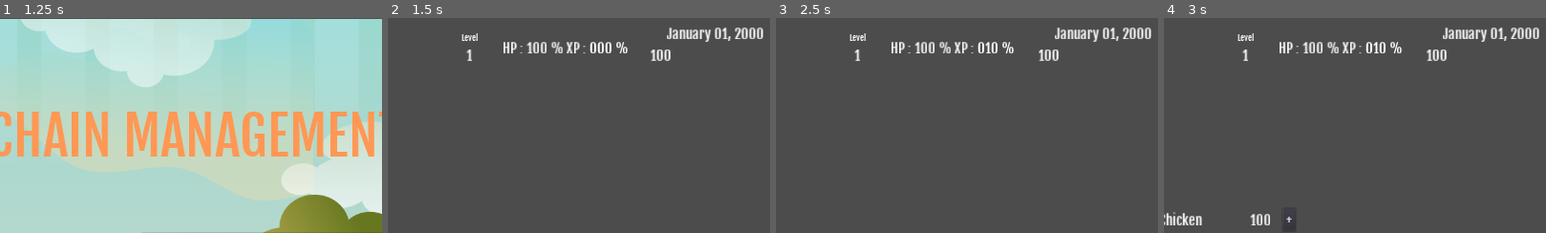
Above: before the commit, frames 1-4 (left to right).
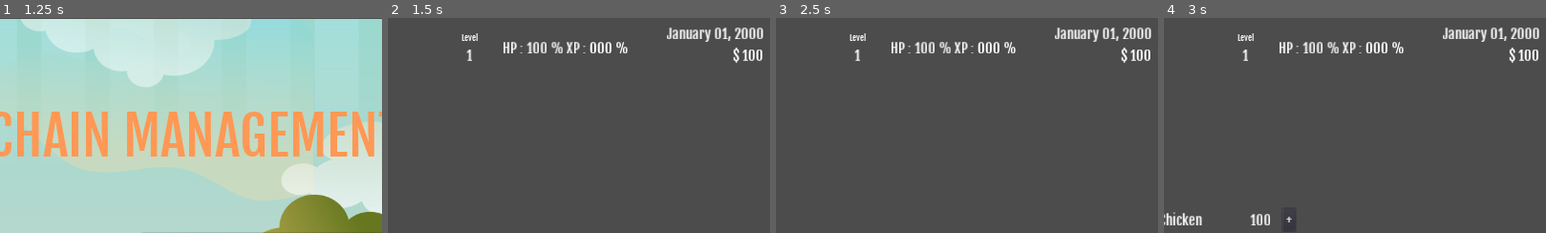
Above: after the commit, the same moments.

Repository: Keyka/SosisChainManagement
Game: Godot game, scene res://Scene/Mainmenu.tscn
Same seed, same stepped clock (60 frames per second), same inputs: the game is played once before the commit and once after it.
Inputs:
- Up to frame 1 (1.25 s): click "???" at 0.5 s
- Up to frame 2 (1.5 s): click "Play" at 1.25 s
- Up to frame 3 (2.5 s): click "=" at 2 s
- Up to frame 4 (3 s): click "Farm" at 2.75 s
The pictures show only the part of the screen within x 42-92%, y 0-50%; the shares and areas given below are measured in that part.

Frame 1 is identical in both runs. In frame 2, 0.5% of the frame differs, in the area x 68-98%, y 13-21%; in frame 3, 0.8%, in the area x 54-98%, y 11-21%; in frame 4, 0.8%.

Commit message:
research onprogress

Diff:
--- a/Scene/BaseHud.tscn
+++ b/Scene/BaseHud.tscn
@@ -12,7 +12,7 @@
 font_data = ExtResource( 3 )
 _sections_unfolded = [ "Settings" ]
 
-[node name="BaseHud" type="Container" index="0"]
+[node name="BaseHud" type="Container"]
 
 anchor_left = 0.0
 anchor_top = 0.0
@@ -307,7 +307,8 @@
 size_flags_vertical = 4
 theme = ExtResource( 2 )
 text = "$ 99999999"
-percent_visible = 1.0
-lines_skipped = 0
-max_lines_visible = -1
-_sections_unfolded = [ "Theme" ]
+align = 2
+percent_visible = 1.0
+lines_skipped = 0
+max_lines_visible = -1
+_sections_unfolded = [ "Theme" ]
--- a/Scene/BuildingGrid.tscn
+++ b/Scene/BuildingGrid.tscn
@@ -3,7 +3,7 @@
 [ext_resource path="res://Script/GridBuilding.gd" type="Script" id=1]
 [ext_resource path="res://Themes/Default.tres" type="Theme" id=2]
 
-[node name="BuildingGrid" type="CenterContainer" index="0"]
+[node name="BuildingGrid" type="CenterContainer"]
 
 anchor_left = 0.0
 anchor_top = 0.0
--- a/Scene/Mainmenu.tscn
+++ b/Scene/Mainmenu.tscn
@@ -48,7 +48,7 @@
 font_data = ExtResource( 4 )
 _sections_unfolded = [ "Font", "Settings" ]
 
-[node name="Mainmenu" type="Node" index="0"]
+[node name="Mainmenu" type="Node"]
 
 script = ExtResource( 1 )
 
--- a/Scene/Popup/PopUpFarm.tscn
+++ b/Scene/Popup/PopUpFarm.tscn
@@ -333,3 +333,11 @@
 text = "+"
 flat = false
 align = 1
+
+[connection signal="pressed" from="Container/gridFactory/btnAddChicken" to="." method="_on_btnAddChicken_pressed"]
+
+[connection signal="pressed" from="Container/gridFactory/btnAddCow" to="." method="_on_btnAddCow_pressed"]
+
+[connection signal="pressed" from="Container/gridFactory/btnAddPakanChicken" to="." method="_on_btnAddPakanChicken_pressed"]
+
+[connection signal="pressed" from="Container/gridFactory/lblAddPakanCow" to="." method="_on_lblAddPakanCow_pressed"]
--- a/Scene/Popup/PopUpResearch.tscn
+++ b/Scene/Popup/PopUpResearch.tscn
@@ -3,7 +3,7 @@
 [ext_resource path="res://Script/PopUpResearch.gd" type="Script" id=1]
 [ext_resource path="res://Themes/Default.tres" type="Theme" id=2]
 
-[node name="PopUpResearch" type="Container"]
+[node name="PopUpResearch" type="Container" index="0"]
 
 anchor_left = 0.0
 anchor_top = 0.0
@@ -41,6 +41,8 @@
 
 [node name="Building" type="Tabs" parent="Container" index="0"]
 
+editor/display_folded = true
+visible = false
 anchor_left = 0.0
 anchor_top = 0.0
 anchor_right = 1.0
@@ -61,6 +63,7 @@
 
 [node name="Center" type="CenterContainer" parent="Container/Building" index="0"]
 
+editor/display_folded = true
 anchor_left = 0.0
 anchor_top = 0.0
 anchor_right = 0.0
@@ -83,10 +86,10 @@
 anchor_top = 0.0
 anchor_right = 0.0
 anchor_bottom = 0.0
-margin_left = 379.0
-margin_top = 147.0
-margin_right = 720.0
-margin_bottom = 372.0
+margin_left = 550.0
+margin_top = 260.0
+margin_right = 550.0
+margin_bottom = 260.0
 rect_pivot_offset = Vector2( 0, 0 )
 rect_clip_content = false
 mouse_filter = 1
@@ -141,7 +144,7 @@
 lines_skipped = 0
 max_lines_visible = -1
 
-[node name="lvlFarmPrice" type="Label" parent="Container/Building/Center/Content" index="2"]
+[node name="lblFarmPrice" type="Label" parent="Container/Building/Center/Content" index="2"]
 
 anchor_left = 0.0
 anchor_top = 0.0
@@ -232,7 +235,7 @@
 lines_skipped = 0
 max_lines_visible = -1
 
-[node name="lvlFactoryPrice" type="Label" parent="Container/Building/Center/Content" index="6"]
+[node name="lblFactoryPrice" type="Label" parent="Container/Building/Center/Content" index="6"]
 
 anchor_left = 0.0
 anchor_top = 0.0
@@ -324,7 +327,7 @@
 lines_skipped = 0
 max_lines_visible = -1
 
-[node name="lvlMarketingPrice" type="Label" parent="Container/Building/Center/Content" index="10"]
+[node name="lblMarketingPrice" type="Label" parent="Container/Building/Center/Content" index="10"]
 
 anchor_left = 0.0
 anchor_top = 0.0
@@ -416,7 +419,7 @@
 lines_skipped = 0
 max_lines_visible = -1
 
-[node name="lvlWarehousePrice" type="Label" parent="Container/Building/Center/Content" index="14"]
+[node name="lblWarehousePrice" type="Label" parent="Container/Building/Center/Content" index="14"]
 
 anchor_left = 0.0
 anchor_top = 0.0
@@ -508,7 +511,7 @@
 lines_skipped = 0
 max_lines_visible = -1
 
-[node name="lvlResearchPrice" type="Label" parent="Container/Building/Center/Content" index="18"]
+[node name="lblResearchPrice" type="Label" parent="Container/Building/Center/Content" index="18"]
 
 anchor_left = 0.0
 anchor_top = 0.0
@@ -559,7 +562,6 @@
 
 [node name="Sausage" type="Tabs" parent="Container" index="1"]
 
-visible = false
 anchor_left = 0.0
 anchor_top = 0.0
 anchor_right = 1.0
@@ -597,15 +599,14 @@
 
 [node name="Content" type="GridContainer" parent="Container/Sausage/Center" index="0"]
 
-editor/display_folded = true
-anchor_left = 0.0
-anchor_top = 0.0
-anchor_right = 0.0
-anchor_bottom = 0.0
-margin_left = 550.0
-margin_top = 260.0
-margin_right = 550.0
-margin_bottom = 260.0
+anchor_left = 0.0
+anchor_top = 0.0
+anchor_right = 0.0
+anchor_bottom = 0.0
+margin_left = 381.0
+margin_top = 36.0
+margin_right = 719.0
+margin_bottom = 484.0
 rect_pivot_offset = Vector2( 0, 0 )
 rect_clip_content = false
 mouse_filter = 1
--- a/Script/Global.gd
+++ b/Script/Global.gd
@@ -6,6 +6,13 @@
 var level
 var date
 var location
+
+var lvlFarm = 1
+var lvlMarketing = 1
+var lvlFactory = 1
+var lvlResearch = 1
+var lvlWarehouse = 1
+
 
 func _ready():
 	# Called every time the node is added to the scene.
--- a/Script/Play.gd
+++ b/Script/Play.gd
@@ -3,7 +3,7 @@
 #var Global
 var pathStatusBar = "/root/Play/BaseHud/StatusBar/"
 var secondPassed = 0
-var xpDivider = 10.0
+var xpDivider = 120.0
 var xpDivisor = 0.0
 
 func _ready():
@@ -14,9 +14,9 @@
 	if Global.hp == 100 :
 		xpDivisor += 1
 	Global.xp = (xpDivisor/xpDivider) * 100
-	print(Global.xp)
-	print(xpDivider)
-	print(xpDivisor)
+	#print(Global.xp)
+	#print(xpDivider)
+	#print(xpDivisor)
 	if Global.xp >= 100 :
 		Global.level +=1
 		Global.xp = 0.0
@@ -36,7 +36,7 @@
 
 func refreshStatusBar():
 	get_node(pathStatusBar + "vboxLevelContainer/lblLevel").text = String(Global.level)
-	get_node(pathStatusBar + "vboxDateMoney/lblMoney").text = String(Global.money)
+	get_node(pathStatusBar + "vboxDateMoney/lblMoney").text = "$ " + String(Global.money)
 	get_node(pathStatusBar + "vboxDateMoney/lblDate").text = intDate(Global.date)
 	get_node(pathStatusBar + "hboxHpXp/lblXP").text = String(Global.xp).pad_zeros(3).pad_decimals(0) + " %"
 	get_node(pathStatusBar + "hboxHpXp/lblHP").text = String(Global.hp).pad_zeros(3).pad_decimals(0) + " %"
--- a/Script/PopUpFarm.gd
+++ b/Script/PopUpFarm.gd
@@ -1,4 +1,6 @@
 extends "res://Script/PlayContent.gd"
+
+var capacity
 
 func _ready():
 	pass
@@ -6,3 +8,18 @@
 func _process(delta):
 
 	pass
+
+func _on_btnAddChicken_pressed():
+	pass # replace with function body
+
+
+func _on_btnAddCow_pressed():
+	pass # replace with function body
+
+
+func _on_btnAddPakanChicken_pressed():
+	pass # replace with function body
+
+
+func _on_lblAddPakanCow_pressed():
+	pass # replace with function body
--- a/Script/PopUpResearch.gd
+++ b/Script/PopUpResearch.gd
@@ -1,27 +1,78 @@
 extends Container
+
+var hargaFarm = [100,200,300]
+var hargaMarketing = [100,200,300]
+var hargaFactory = [100,200,300]
+var hargaResearch = [100,400,500]
+var hargaWarehouse = [100,400,500]
 
 func _ready():
 
 	pass
 
 func _process(delta):
+	refreshBuilding()
 	pass
 
+func refreshBuilding():
+
+	get_node("/root/Play/PopUpResearch/Container/Building/Center/Content/lblFarmLevel").text = "Lv " + str(Global.lvlFarm)
+	get_node("/root/Play/PopUpResearch/Container/Building/Center/Content/lblFactoryLevel").text = "Lv " + str(Global.lvlFactory)
+	get_node("/root/Play/PopUpResearch/Container/Building/Center/Content/lblMarketingLevel").text = "Lv " + str(Global.lvlMarketing)
+	get_node("/root/Play/PopUpResearch/Container/Building/Center/Content/lblResearchLevel").text = "Lv " + str(Global.lvlResearch)
+	get_node("/root/Play/PopUpResearch/Container/Building/Center/Content/lblWarehouseLevel").text = "Lv " + str(Global.lvlWarehouse)
+
+	get_node("/root/Play/PopUpResearch/Container/Building/Center/Content/lblFarmPrice").text = "$ " + str(hargaFarm[Global.lvlFarm-1])
+	get_node("/root/Play/PopUpResearch/Container/Building/Center/Content/lblFactoryPrice").text = "$ " + str(hargaFactory[Global.lvlFactory-1])
+	get_node("/root/Play/PopUpResearch/Container/Building/Center/Content/lblMarketingPrice").text = "$ " + str(hargaMarketing[Global.lvlMarketing-1])
+	get_node("/root/Play/PopUpResearch/Container/Building/Center/Content/lblResearchPrice").text = "$ " + str(hargaResearch[Global.lvlResearch-1])
+	get_node("/root/Play/PopUpResearch/Container/Building/Center/Content/lblWarehousePrice").text = "$ " + str(hargaWarehouse[Global.lvlWarehouse-1])
+
+
 func _on_btnFarmUpgrade_pressed():
+	if Global.lvlResearch > Global.lvlFarm :
+		if Global.money >= hargaFarm[Global.lvlFarm-1] :
+			Global.money -= hargaFarm[Global.lvlFarm-1]
+			Global.lvlFarm += 1
+			get_node("/root/Play/BaseHud/StatusBar/" + "vboxDateMoney/lblMoney").text = "$ " + String(Global.money)
+
 	pass # replace with function body
 
 
 func _on_btnFactoryUpgrade_pressed():
+	if Global.lvlResearch > Global.lvlFactory :
+		if Global.money >= hargaFactory[Global.lvlFactory-1] :
+			Global.money -= hargaFactory[Global.lvlFactory-1]
+			Global.lvlFactory += 1
+			get_node("/root/Play/BaseHud/StatusBar/" + "vboxDateMoney/lblMoney").text = "$ " + String(Global.money)
+
 	pass # replace with function body
 
 
 func _on_btnMarketingUpgrade_pressed():
+	if Global.lvlResearch > Global.lvlMarketing :
+		if Global.money >= hargaMarketing[Global.lvlMarketing-1] :
+			Global.money -= hargaMarketing[Global.lvlMarketing-1]
+			Global.lvlMarketing += 1
+			get_node("/root/Play/BaseHud/StatusBar/" + "vboxDateMoney/lblMoney").text = "$ " + String(Global.money)
+
 	pass # replace with function body
 
 
 func _on_btnWarehouseUpgrade_pressed():
+	if Global.lvlResearch > Global.lvlWarehouse :
+		if Global.money >= hargaWarehouse[Global.lvlWarehouse-1] :
+			Global.money -= hargaWarehouse[Global.lvlWarehouse-1]
+			Global.lvlWarehouse += 1
+			get_node("/root/Play/BaseHud/StatusBar/" + "vboxDateMoney/lblMoney").text = "$ " + String(Global.money)
+
 	pass # replace with function body
 
 
 func _on_btnResearchUpgrade_pressed():
+	if Global.money >= hargaResearch[Global.lvlResearch-1] :
+		Global.money -= hargaResearch[Global.lvlResearch-1]
+		Global.lvlResearch += 1
+		get_node("/root/Play/BaseHud/StatusBar/" + "vboxDateMoney/lblMoney").text = "$ " + String(Global.money)
+
 	pass # replace with function body
